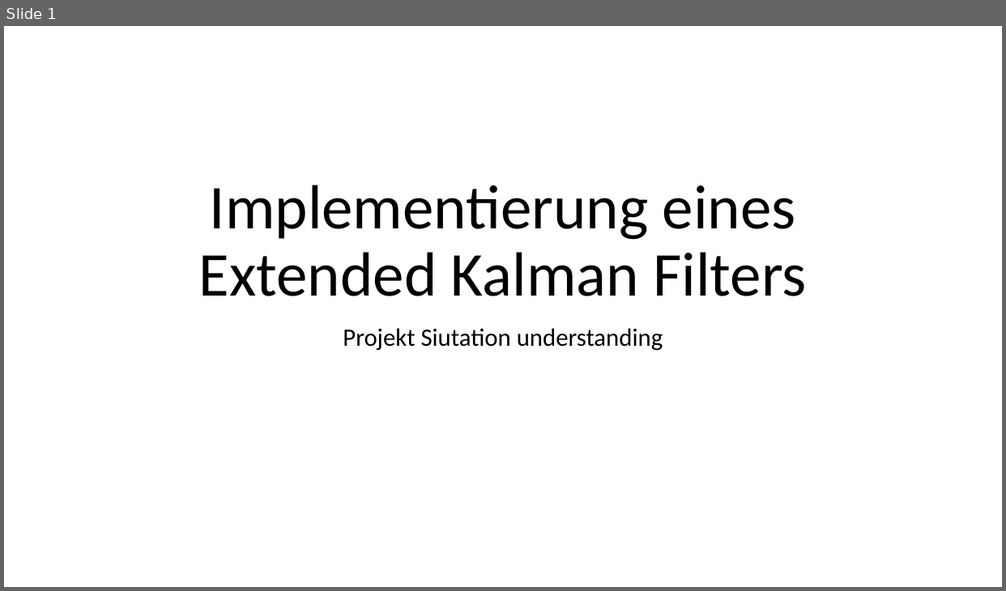
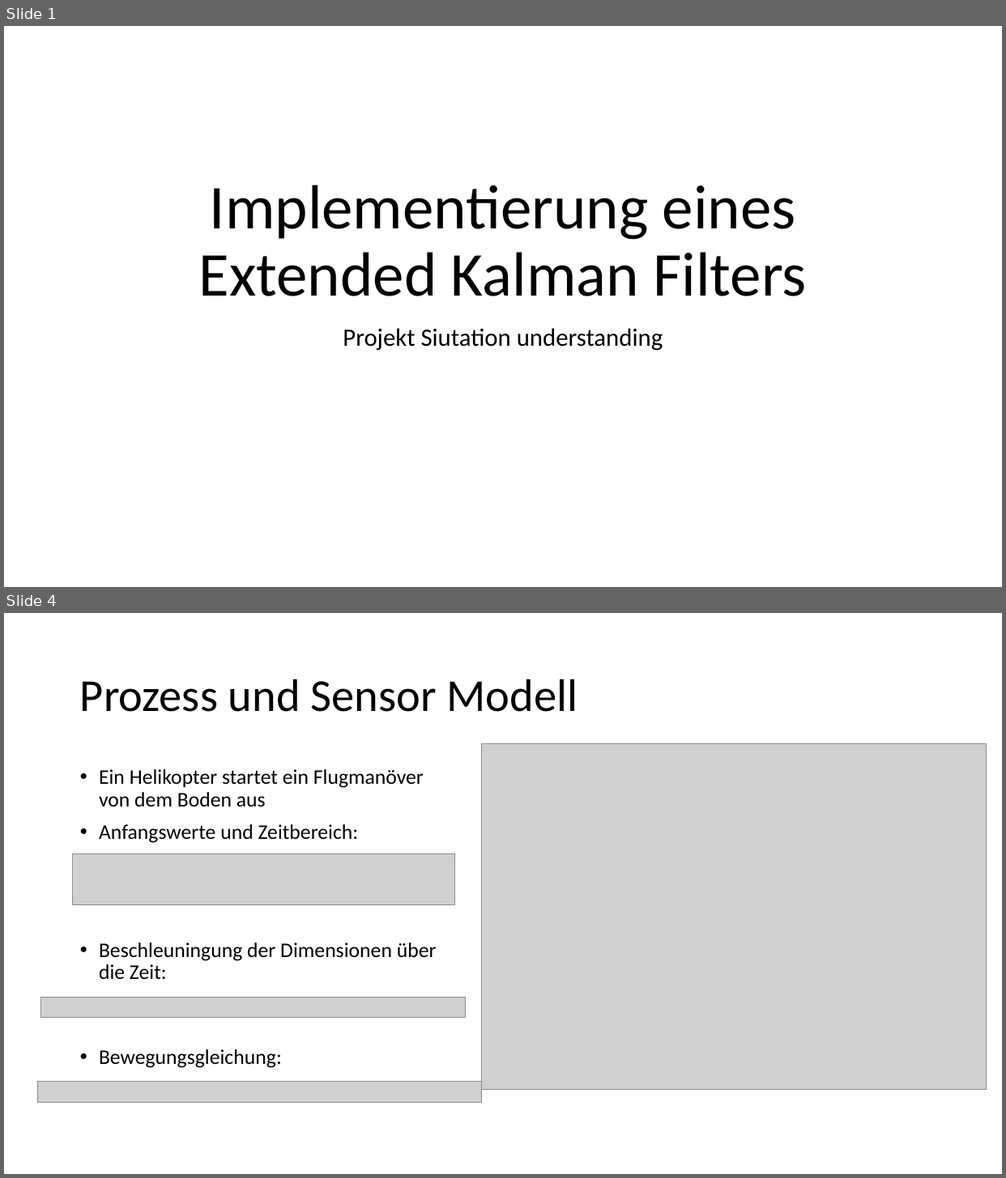
Before and after one commit to MrxPoopybutthole/situation, a slide deck: präsentation.pptx. Shown one above the other, each under a label of ours: slide 1 before the commit, slides 1 and 4 after it; the slides between them are not shown. The pictures are 1006x591 and 1006x1178 pixels, drawn with LibreOffice and Linux fonts; fonts in the diff are those of the drawing; grey boxes stand for pictures. Boxes give left, top, right and bottom in pixels: in the first picture for what was removed or moved away, otherwise in the second. Text is boxed around its words. In the diff, an @@ line names an element or a change of style, - is before the commit and + after.

```diff
--- a/präsentation.pptx
+++ b/präsentation.pptx
@@ slide 4 added at (x1=4, y1=613, x2=1002, y2=1174), background #FFFFFF @@
@@ title added at (x1=80, y1=679, x2=577, y2=712), 44 pt, text #000000 @@
+Prozess und Sensor Modell
@@ picture added at (x1=481, y1=744, x2=987, y2=1090) @@
@@ text added at (x1=99, y1=769, x2=437, y2=1068), 20 pt, text #000000 @@
+• Ein Helikopter startet ein Flugmanöver von dem Boden aus
+• Anfangswerte und Zeitbereich:
+• Beschleuningung der Dimensionen über die Zeit:
+• Bewegungsgleichung:
@@ picture added at (x1=73, y1=854, x2=455, y2=905) @@
@@ picture added at (x1=40, y1=997, x2=466, y2=1017) @@
@@ picture added at (x1=38, y1=1082, x2=481, y2=1102) @@
```
Also in this commit, not shown: 3 slides changed, 7 other slides added, 4 slides removed, 29 other files.
